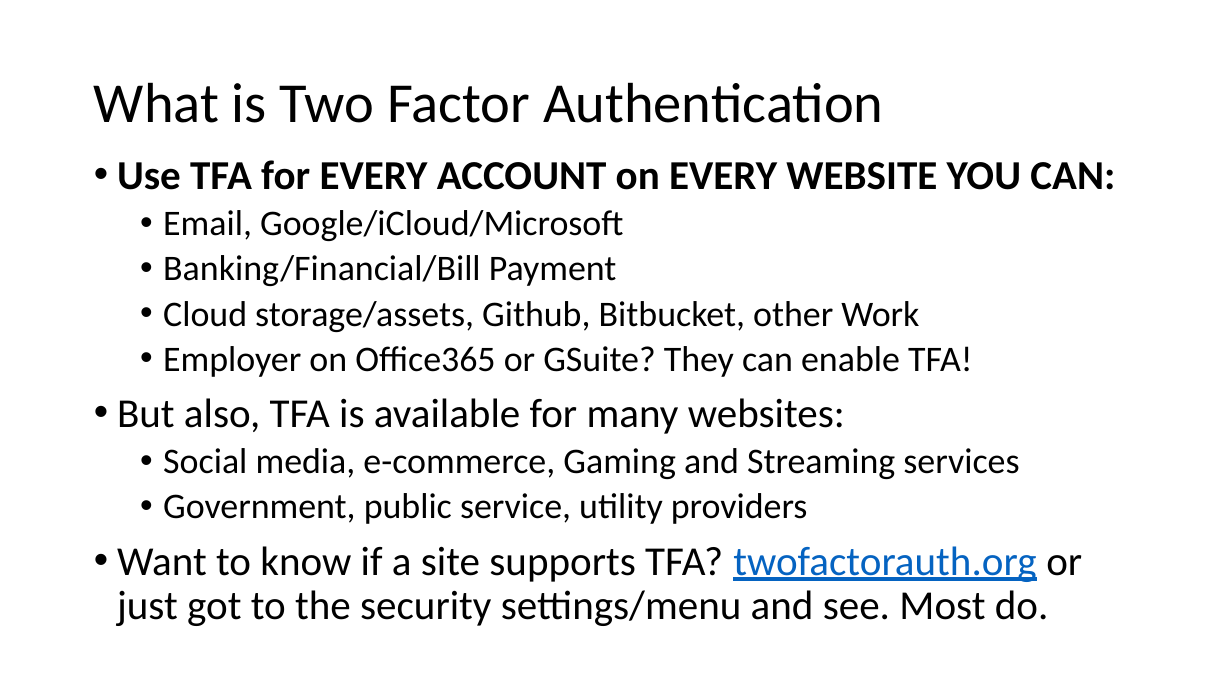
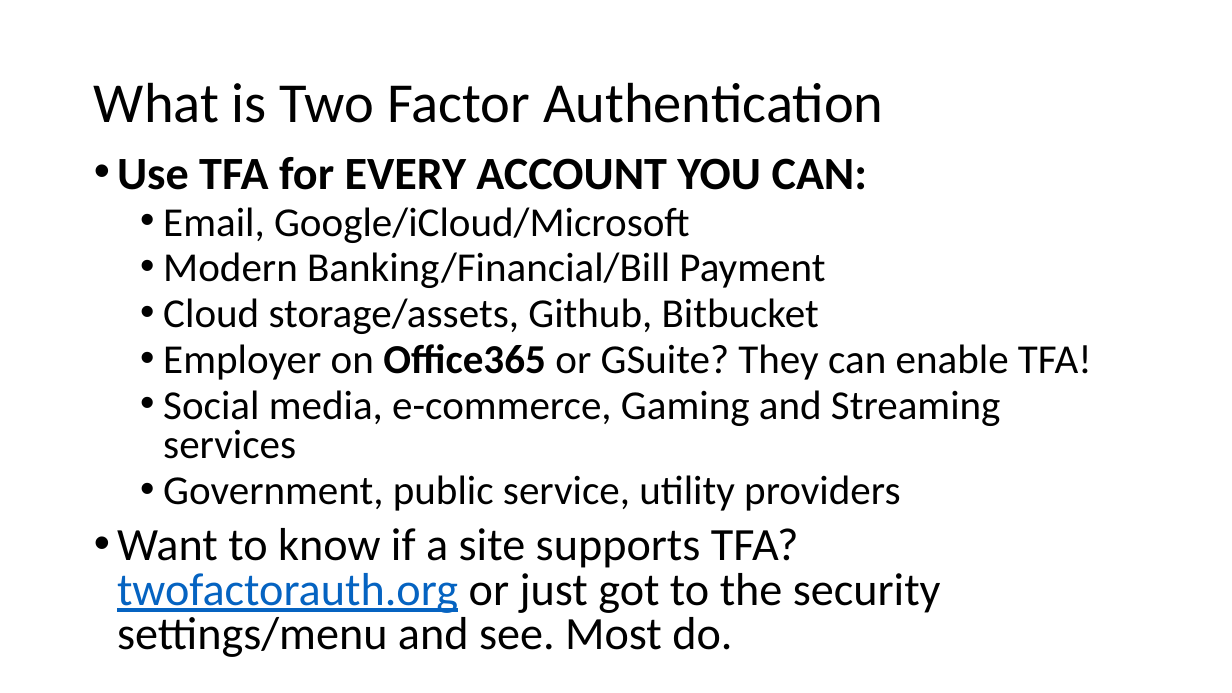
Before and after one commit to williamadba/Public-Presentations, a slide deck: slide 14 of Personal Practical Cybersecurity/Personal Practical Cybersecurity.pptx (slide 12 before the commit). Drawn at 1232x693 pixels with LibreOffice and Linux fonts; fonts in the diff are those of the drawing. Boxes give left, top, right and bottom in pixels: in the first picture for what was removed or moved away, otherwise in the second. Text is boxed around its words. In the diff, an @@ line names an element or a change of style, - is before the commit and + after.

```diff
--- a/Personal Practical Cybersecurity/Personal Practical Cybersecurity.pptx
+++ b/Personal Practical Cybersecurity/Personal Practical Cybersecurity.pptx
@@ text at <box>117,157,867,190</box>: text changed; size 32 to 36 pt @@
-• Use TFA for EVERY ACCOUNT on EVERY WEBSITE YOU CAN:
+• Use TFA for EVERY ACCOUNT YOU CAN:
@@ text at <box>117,207,1092,657</box>: size 28 to 32 pt in "Email, Google/iCloud/Microsoft", "Employer on Office365 or GSuite? They can ...", "Social media, e-commerce, Gaming and Streaming services", "Government, public service, utility providers"; bold on in "Office365"; size 32 to 36 pt in "Want to know if a site supports ..."; line spacing 0.9 to 0.8 @@
@@ text at <box>163,252,825,334</box>: text changed; size 28 to 32 pt @@
-  • Banking/Financial/Bill Payment
-  • Cloud storage/assets, Github, Bitbucket, other Work
+  • Modern Banking/Financial/Bill Payment
+  • Cloud storage/assets, Github, Bitbucket
@@ text at <box>117,398,845,434</box>: paragraph removed @@
-• But also, TFA is available for many websites:
```
Also in this commit, not shown: 15 other slides changed, 4 slides added.
